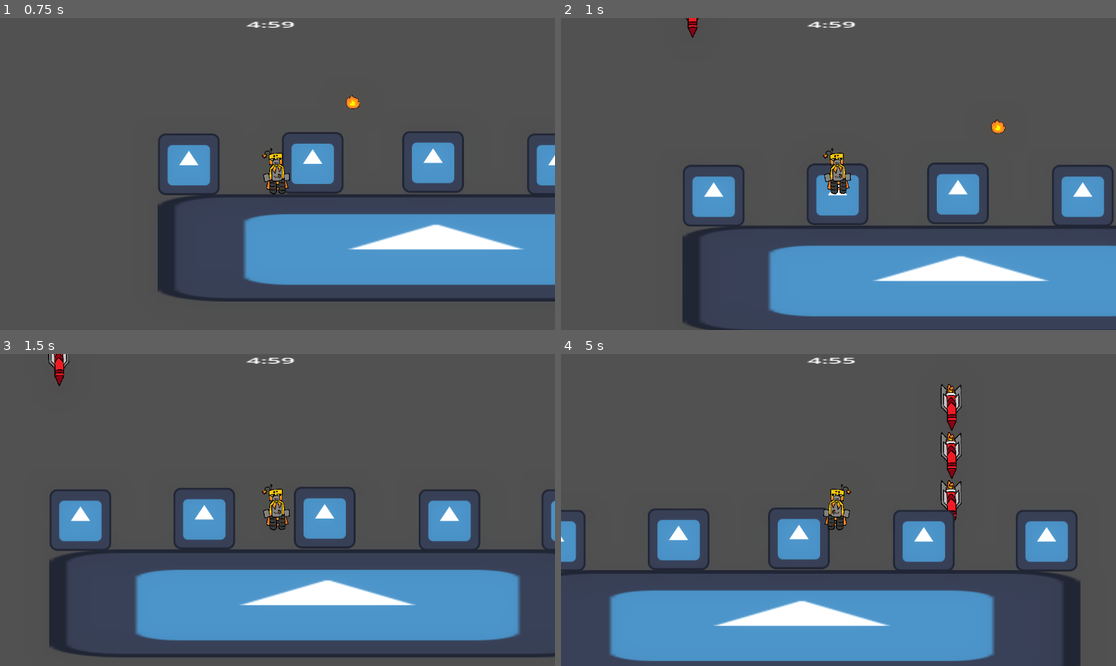
Above: before the commit, frames 1-4 (two rows, left to right).
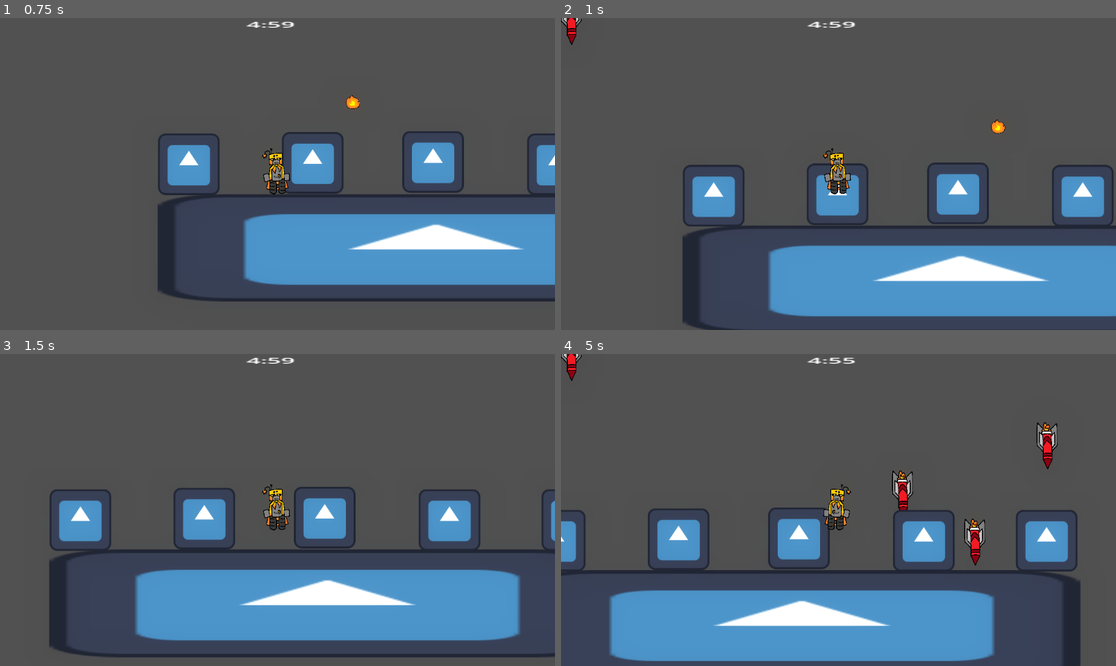
Above: after the commit, the same moments.

Repository: GeirlanthArchivest/oops--i-maybe-did-it-again
Game: Godot game, scene res://Scenes/main_level.tscn
Two runs of this game, one before a commit and one after it. Both use one fixed random seed, a clock stepped at 60 frames per second and the inputs below. The engine's default icon, where the game draws it, is replaced by a stand-in: a white triangle on a blue panel in a dark square.
Inputs (mouse positions are in pixels of both pictures, inside the frame that each line leads up to):
- Up to frame 1 (0.75 s): tap Enter (shoot) at 0.5 s; move the mouse to (399, 158) at 0.52 s; hold Right (move_right) from 0.53 s (still down); hold Enter (shoot) from 0.53 s (still down)
- Up to frame 2 (1 s): keep holding Right (move_right); keep holding Enter (shoot); tap Space (jump) at 0.77 s
- Up to frame 3 (1.5 s): keep holding Right (move_right); move the mouse to (166, 525) at 1.27 s; release Enter (shoot) at 1.28 s; tap Enter (shoot) at 1.35 s
- Up to frame 4 (5 s): tap Space (jump) at 1.52, 3.02, 3.77, 4.52 s; move the mouse to (894, 441) at 2.02 s; release Right (move_right) at 2.03 s; hold Left (move_left) 2.03-2.78 s; hold Enter (shoot) 2.03-2.78 s; move the mouse to (810, 572) at 2.77 s; hold Right (move_right) 2.78-4.28 s; tap Enter (shoot) at 2.85, 4.35 s; move the mouse to (1005, 556) at 3.52 s; hold Enter (shoot) 3.53-4.28 s; move the mouse to (672, 463) at 4.27 s; hold Left (move_left) from 4.28 s (still down)

Frame 1 is identical in both runs. In frame 2, 0.2% of the frame differs, in the area x 0-25%, y 0-9%; in frame 3, 0.2%; in frame 4, 2.3%, in the area x 0-90%, y 0-68%.

Commit message:
don't put them under normal node. breaks it for some reason

Diff:
--- a/oops!-i-maybe-did-it-again/Scenes/main_level.tscn
+++ b/oops!-i-maybe-did-it-again/Scenes/main_level.tscn
@@ -74,16 +74,16 @@
 offset_right = 580.0
 offset_bottom = -327.0
 
-[node name="Spawnpoints" type="Node" parent="Camera2D"]
+[node name="Spawnpoints" type="Node2D" parent="Camera2D"]
 
 [node name="Marker2D" type="Marker2D" parent="Camera2D/Spawnpoints" groups=["spawn"]]
-position = Vector2(24, 7)
+position = Vector2(-553, -317)
 
 [node name="Marker2D2" type="Marker2D" parent="Camera2D/Spawnpoints" groups=["spawn"]]
-position = Vector2(322, 7)
+position = Vector2(-255, -317)
 
 [node name="Marker2D3" type="Marker2D" parent="Camera2D/Spawnpoints" groups=["spawn"]]
-position = Vector2(892, 7)
+position = Vector2(315, -317)
 
 [node name="StaticBody2D" type="StaticBody2D" parent="." groups=["Floor"]]
 position = Vector2(576, 449)
--- a/oops!-i-maybe-did-it-again/Scenes/missile.tscn
+++ b/oops!-i-maybe-did-it-again/Scenes/missile.tscn
@@ -11,8 +11,8 @@
 texture = ExtResource("1_1g1yv")
 script = ExtResource("2_u28tq")
 
-[node name="Area2D" type="Area2D" parent="."]
+[node name="Hitbox" type="Area2D" parent="."]
 
-[node name="CollisionShape2D" type="CollisionShape2D" parent="Area2D"]
+[node name="CollisionShape2D" type="CollisionShape2D" parent="Hitbox"]
 position = Vector2(-14, -5)
 shape = SubResource("RectangleShape2D_u28tq")
